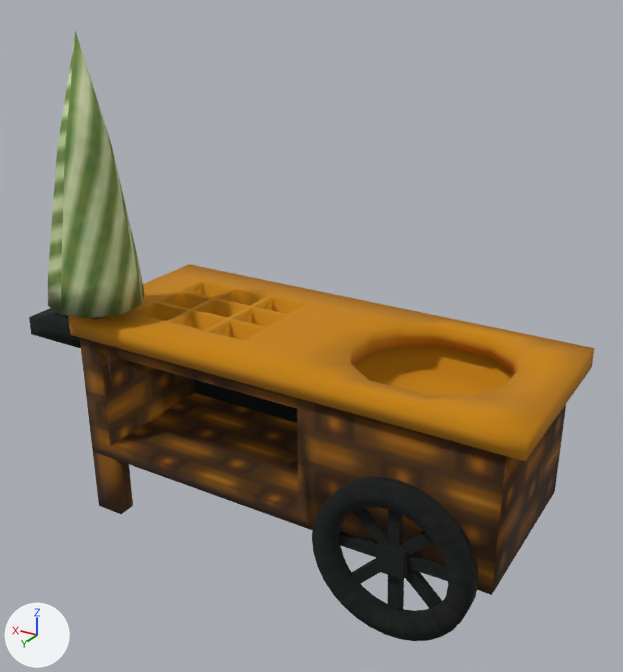
The FBX model wandering herbal shop/Assets/wanderingShop_Root/Models/carro.fbx, before and after one commit.
Camera for both pictures: a 50 mm camera at (-2.86, 7.38, 6.15) aimed at (1.56, 0.01, 2.47). Every picture has the same lights, and +X, +Y and +Z are marked at lower left. The first picture is the older version. Where no turn or scale is listed for an object, it has been applied to the vertices.

Names of what the first picture shows: 'carro', 'ruedas'.
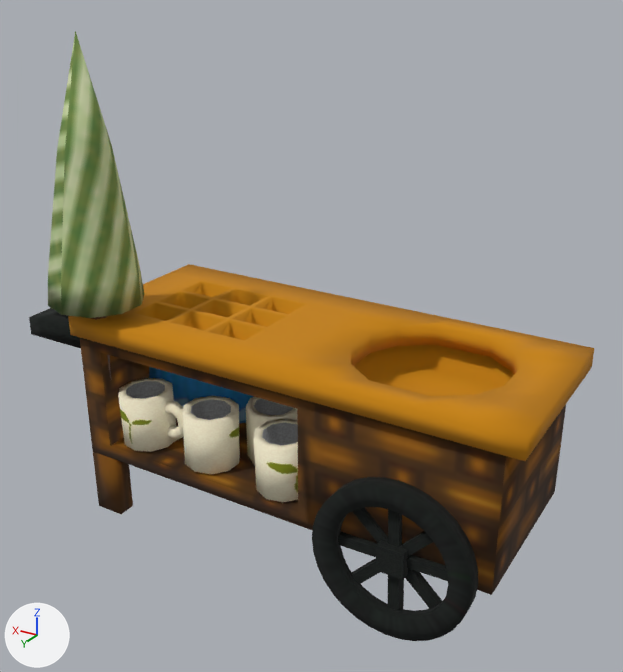
Changed parts and their boxes [x1, y1, x2, y2] in the pictures (623 x 672 px):
'mugs.001', added: after [183, 395, 240, 474]
    faces in mat_material_014 (picture img_wandering_herbal_store_8_png): [183, 395, 240, 474]
    faces in mat_material_032 (picture img_img_0400_png): [191, 399, 231, 420]
'mugs', added (beige): after [118, 378, 184, 452]
    faces in mat_material_014 (picture img_wandering_herbal_store_8_png): [118, 378, 184, 452]
    faces in mat_material_032 (picture img_img_0400_png): [126, 381, 165, 398]
'mugs.002', added: after [254, 418, 298, 502]
    faces in mat_material_014 (picture img_wandering_herbal_store_8_png): [254, 418, 298, 502]
    faces in mat_material_032 (picture img_img_0400_png): [262, 423, 298, 445]
'garrafa', added (blue): after [149, 367, 254, 423]
'mugs.003', added: after [246, 397, 297, 465]
    faces in mat_material_014 (picture img_wandering_herbal_store_8_png): [246, 397, 297, 465]
    faces in mat_material_032 (picture img_img_0400_png): [254, 399, 293, 415]

The change in detail:
Picture 'wandering_herbal_store-8.png' (img_wandering_herbal_store_8_png) is new.
Picture 'IMG_0400.PNG' (img_img_0400_png) is new.
Picture 'wandering_herbal_store-1.png' (img_wandering_herbal_store_1_png) is new.
Material 'Material.014' (mat_material_014) is new.
Its texture is img_wandering_herbal_store_8_png (with its transparency).
Its roughness is 1.0.
Material 'Material.032' (mat_material_032) is new.
Its texture is img_img_0400_png (with its transparency).
Material 'Material.009' (mat_material_009) is new.
Its texture is img_wandering_herbal_store_1_png (with its transparency).
Its roughness is 1.0.
Mesh me_cylinder_005 is new.
It has 84 vertices, 86 faces and spans x -0.328..0.477, y -0.389..0.328, z -0.01..0.652.
Faces by material slot: [66, 20].
It uses material mat_material_014 (picture img_wandering_herbal_store_8_png).
It uses material mat_material_032 (picture img_img_0400_png).
Mesh me_cylinder_011 is new.
It has 84 vertices, 86 faces and spans x -0.316..0.318, y -0.538..0.339, z -0.01..0.652.
Faces by material slot: [66, 20].
It uses material mat_material_014 (picture img_wandering_herbal_store_8_png).
It uses material mat_material_032 (picture img_img_0400_png).
Mesh me_cylinder_004 is new.
It has 84 vertices, 86 faces and spans x -0.579..0.33, y -0.321..0.329, z -0.01..0.652.
Faces by material slot: [66, 20].
It uses material mat_material_014 (picture img_wandering_herbal_store_8_png).
It uses material mat_material_032 (picture img_img_0400_png).
Mesh me_cylinder_020 is new.
It has 84 vertices, 86 faces and spans x -0.328..0.321, y -0.579..0.328, z -0.01..0.652.
Faces by material slot: [66, 20].
It uses material mat_material_014 (picture img_wandering_herbal_store_8_png).
It uses material mat_material_032 (picture img_img_0400_png).
Mesh me_cylinder_014 is new.
It has 146 vertices, 156 faces and spans x -1.63..0.02, y -0.57..0.55, z -0.58..0.55.
It uses material mat_material_009 (picture img_wandering_herbal_store_1_png).
Object 'mugs.001' (ob_mugs_001) is new; it shows me_cylinder_005.
Its location is (2.49, 0.66, 0.98).
Object 'mugs.002' (ob_mugs_002) is new; it shows me_cylinder_011.
Its location is (1.48, 0.69, 0.98).
Object 'mugs' (ob_mugs) is new; it shows me_cylinder_004.
Its location is (3.39, 0.66, 0.98).
Object 'mugs.003' (ob_mugs_003) is new; it shows me_cylinder_020.
Its location is (1.93, 0.2, 0.98).
Object 'garrafa' (ob_garrafa) is new; it shows me_cylinder_014.
Its location is (3.69, -0.25, 1.57).
